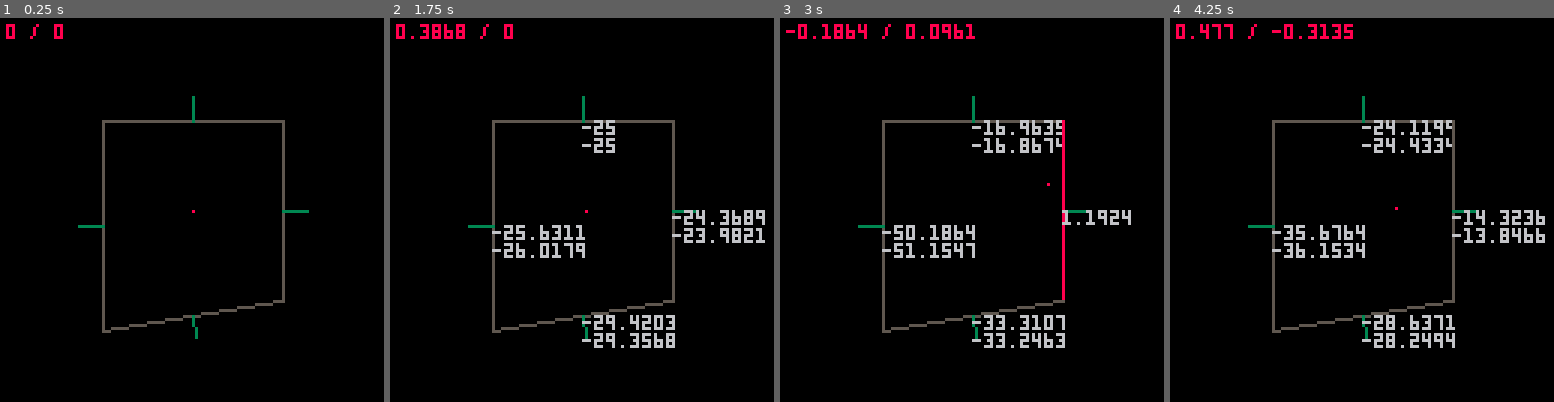
Above: before the commit, frames 1-4 (left to right).
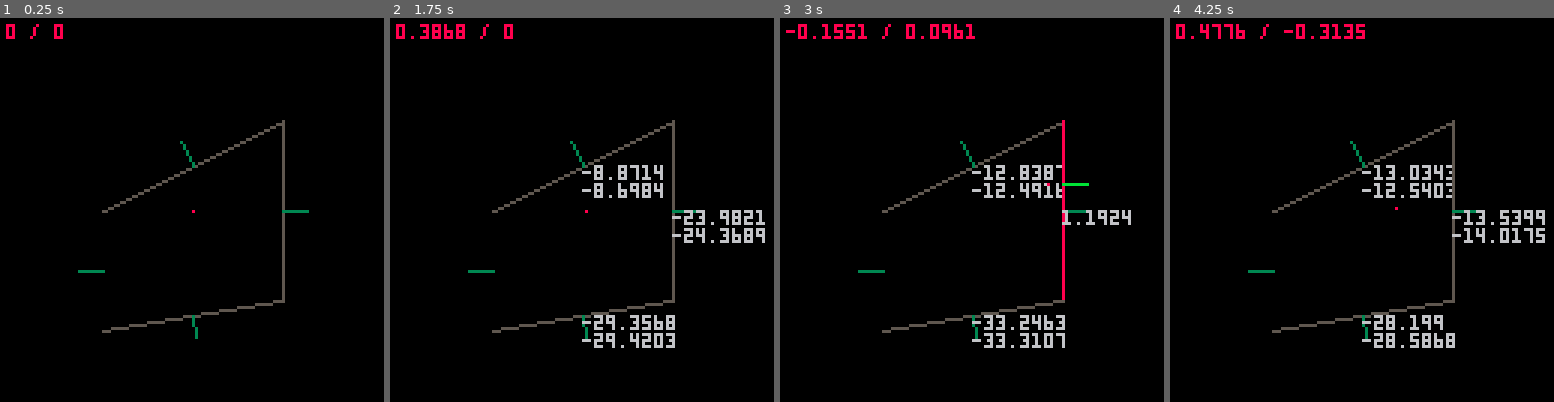
Above: after the commit, the same moments.

Repository: freds72/qk8
Game: PICO-8 cartridge carts/physic.p8
Two runs of this game, one before a commit and one after it. Both use one fixed random seed, a clock stepped at 60 frames per second and the inputs below.
Inputs:
- Up to frame 1 (0.25 s): no input
- Up to frame 2 (1.75 s): hold Right from 1.6 s (still down)
- Up to frame 3 (3 s): release Right at 2.1 s; hold Up 2.15-2.42 s; hold Right from 2.47 s (still down)
- Up to frame 4 (4.25 s): release Right at 3.03 s; hold Left 3.08-3.58 s; hold Down 3.63-3.97 s; hold Right from 4.02 s (still down)

The runs differ from the first frame. In frame 1, 1.3% of the frame differs, in the area x 20-74%, y 20-82%; in frame 2, 3.5%; in frame 3, 3.8%; in frame 4, 4.4%, in the area x 17-98%, y 1-86%.

Commit message:
stable collision using bsp traversal - yeah!

Diff:
--- a/carts/debug.lua
+++ b/carts/debug.lua
@@ -146,8 +146,9 @@
   return d*sqrt(n*n + 1)
 end
 
-function v2_make(a,b)
-  return {b[1]-a[1],b[2]-a[2]}
+function v2_make(a,b,scale)
+  scale=scale or 0
+  return {(b[1]-a[1])>>scale,(b[2]-a[2])>>scale}
 end
 
 -- bold print helper
@@ -258,7 +259,7 @@
 -->8
 -- debug bsp rendering
 function cam_to_screen2d(v)
-  local scale=4
+  local scale=8
   local x,y=v[1]/scale,v[3]/scale
   return 64+x,64-y
 end
@@ -322,7 +323,7 @@
       local v1=verts[i]
       local x1,y1,w1=cam_to_screen2d(v1)
 
-      line(x0,y0,x1,y1,v0.seg.txt and 8 or 5)
+      line(x0,y0,x1,y1,v0.seg.hit and 8 or 5)
 
       if(segs.id==1 and v0.seg.txt) print(v0.seg.txt,(x0+x1)/2,(y0+y1)/2,7)
 
@@ -395,9 +396,60 @@
 end
 
 -- http://web.archive.org/web/20111112060250/http://www.devmaster.net/articles/quake3collision/
-local _epsilon=1
+local _epsilon,min_distance=1>>16,1
+function ClosestPtSegmentSegment(p1, q1, p2, q2)
+  local scale=8
+  local d1,d2=v2_make(p1,q1,scale),v2_make(p2,q2,scale)
+  local r=v2_make(p2,p1,scale)
+
+  local a,e,f=v2_dot(d1,d1),v2_dot(d2,d2),v2_dot(d2,r)
+
+  -- Check if either or both segments degenerate into points
+  if a <= _epsilon and e <= _epsilon then
+    -- Both segments degenerate into points
+    return 0,0
+  end
+
+  local s,t=0,0
+  if a <= _epsilon then
+    -- First segment degenerates into a point
+    t = mid(f / e,0,1) -- s = 0 => t = (b*s + f) / e = f / e
+  else
+    local c = v2_dot(d1, r)
+    if e <= _epsilon then
+      -- Second segment degenerates into a point
+      s = mid(-c / a, 0, 1) -- t = 0 => s = (b*t - c) / a = -c / a
+    else
+      -- The general nondegenerate case starts here
+      local b = v2_dot(d1, d2)
+      local denom = a*e-b*b -- Always nonnegative
+      -- If segments not parallel, compute closest point on L1 to L2 and
+      -- clamp to segment S1. Else pick arbitrary s (here 0)
+      if denom != 0 then
+        s = mid((b*f - c*e) / denom, 0, 1)
+      else
+        s = 0
+      end
+      -- Compute point on L2 closest to S1(s) using
+      -- t = Dot((P1 + D1*s) - P2,D2) / Dot(D2,D2) = (b*s + f) / e
+      t = (b*s + f) / e;
+      -- If t in [0,1] done. Else clamp t, recompute s for the new value
+      -- of t using s = Dot((P2 + D2*t) - P1,D1) / Dot(D1,D1)= (t*b - c) / a
+      -- and clamp s to [0, 1]
+      if t < 0 then
+        t = 0
+        s = mid(-c / a, 0, 1)
+      elseif t > 1 then
+        t = 1
+        s = mid((b - c) / a, 0, 1)
+      end
+    end
+  end
+  return s,t
+end
+
 function checkleaf(segs,tmin,tmax,a,b,offset,res)
-  local a_out,b_out,t_out,t_in
+  local a_out,b_out,t_out,t_in,ti
 
   local ab_n=v2_normal(v2_make(a,b))
   -- ortho
@@ -411,75 +463,40 @@
   local v0=s0[1]
   for _,s1 in ipairs(segs) do
     local v1=s1[1]
-    local side0=v2_dot(ab_n,v0)<=an_d-offset
-    local side1=v2_dot(ab_n,v1)<=an_d+offset
-
-    -- segment normal & distance
-    local n,d=s0[5],s0[6]-offset
-    local a_dist,b_dist=v2_dot(n,a)-d,v2_dot(n,b)-d
-    if(a_dist>0) a_out=true
-    if(b_dist>0) b_out=true
-
-    -- printh(tmin.."<"..tmax.." : "..a_dist.." / "..b_dist)
-    --s0.txt=(a_dist>0 and "out" or "in").."|"..(b_dist>0 and "out" or "in")
-    --s0.txt=(v2_dot(ab_n,s0[1])-(an_d-offset)).."\n"..(v2_dot(ab_n,s1[1])-(an_d+offset))
-    -- s0.txt=s0.line and "---" or "..."
-    --
-    --s0.txt=side0!=side1 and "true" or "false" --(side0 and "out" or "in").."\n"..(side01 and "out" or "in")
-    s0.txt=nil
-
-    if a_dist>0 and b_dist>0 then
-      -- completely out (eg behind plane = out of convex region)
-      -- return
-    elseif a_dist<=0 and b_dist<=0 then
-      -- continue
-    elseif (side0!=side1) and s0.line then
-      -- crossing?
-      if a_dist>b_dist then
-        -- entering convex region
-        local t=(a_dist-_epsilon)/(a_dist-b_dist)
-        if t>=tmin then
-          tmin=t
-          t_in=s0
-        end
-        if(tmin>tmax) return
-      else
-        -- leaving convex region
-        local t=(a_dist+_epsilon)/(a_dist-b_dist)
-        if t<=tmax then
-          tmax=t
-          t_out=s0
-        end
-        if(tmax<tmin) return
+    local side0,side1=v2_dot(ab_n,v0)<=an_d-offset,v2_dot(ab_n,v1)<=an_d+offset
+    if (side0!=side1) and s0.line then
+      -- segment normal & distance
+      local n,d=s0[5],s0[6]-offset
+      local a_dist,b_dist=v2_dot(n,a)-d,v2_dot(n,b)-d
+
+      -- printh(tmin.."<"..tmax.." : "..a_dist.." / "..b_dist)
+      --s0.txt=(a_dist>0 and "out" or "in").."|"..(b_dist>0 and "out" or "in")
+      --s0.txt=(v2_dot(ab_n,s0[1])-(an_d-offset)).."\n"..(v2_dot(ab_n,s1[1])-(an_d+offset))
+      -- s0.txt=s0.line and "---" or "..."
+      --
+      -- s0.txt=side0!=side1 and "true" or "false" --(side0 and "out" or "in").."\n"..(side01 and "out" or "in")
+      --s0.txt=nil
+
+      s0.hit=nil
+      --s0.txt=(a_dist>0 and "out" or "in").."|"..(b_dist>0 and "out" or "in")
+      s0.txt=tmin.."\n"..tmax
+      --s0.txt=side0!=side1 and "true" or "false"
+
+      if a_dist<b_dist and (a_dist>0 or b_dist0) then
+        local t=a_dist/(a_dist-b_dist)
+        s0.txt=t--a_dist.."\n"..b_dist
+        --if t>=tmin and t<=tmax then
+          s0.hit=true
+          local ti=-(a_dist-min_distance)/(a_dist-b_dist)
+          add(res,{t=t,ti=mid(ti,0,1),n=n,seg=s0,id=segs.id})
+        --end
       end
     end
     s0=s1
     v0=v1
   end
-
-  -- all segment in convex space
-  -- if(not b_out) return
-  -- add(res,{tmin=tmin,tmax=tmax})
-  local s=""
-  if(t_seg and t_seg.line) s="yes"
-  printh(tmin.."<"..tmax.." a_out:"..(a_out and "true" or "false").." b_out:"..(b_out and "true" or "false").." seg: "..(t_seg and "|" or "x").." line:"..s)
-  --printh(tmin.." | "..tmax.." -> "..(t_seg and "clip" or "missed"))
-  if a_out and t_in and t_in.line and tmin<=tmax then
-    --add(res,{t=tmin,seg=t_in,n=t_in[5],id=segs.id})
-    t_in.txt="in"
-  end
-  if b_out and t_out and t_out.line and tmin<=tmax then
-    -- if(t_seg.line) add(res,{t=tmax,id=segs.id}) t_seg.txt=tmax
-    add(res,{t=tmax,seg=t_out,n=t_out[5],id=segs.id})
-    t_out.txt="out"
-    -- todo: fix
-    --[[if tmin>-1 then
-      if(tmin<0) tmin=0
-      add(res,{t=tmax})
-    end
-    ]]
-  end
-end
+end
+
 function checknode(root,tmin,tmax,a,b,offset,res)
   -- leaf?
   if root.pvs then
@@ -497,28 +514,18 @@
     checknode(root[true],tmin,tmax,a,b,offset,res)
   else
     -- stradling
-    local side,t1,t2=true,1,0
+    local side,t1,t2,dist=true,1,0,a_dist-b_dist
     if a_dist<b_dist then
       side=false
-      t1=(a_dist-offset+_epsilon)/(a_dist-b_dist)
-      t2=(a_dist+offset+_epsilon)/(a_dist-b_dist)
+      t1=(a_dist-_epsilon)/dist
+      t2=(a_dist-_epsilon)/dist
     elseif b_dist<a_dist then
-      t1=(a_dist+offset+_epsilon)/(a_dist-b_dist)
-      t2=(a_dist-offset-_epsilon)/(a_dist-b_dist)
-    end
-
-    t1=mid(t1,0,1)
-    t2=mid(t2,0,1)
-    local tmid,c=lerp(0,1,t1),v2_lerp(a,b,t1)
-
-    -- was a c
-    --add(res,{tmin=tmin,tmax=tmid})
-    checknode(root[not side],tmin,tmid,a,b,offset,res)
-    tmid,c=lerp(0,1,t2),v2_lerp(a,b,t2)
-
-    -- was c b
-    --add(res,{tmin=tmid,tmax=tmax})
-    checknode(root[side],tmid,tmax,a,b,offset,res)
+      t1=(a_dist+_epsilon)/dist
+      t2=(a_dist+_epsilon)/dist
+    end
+    checknode(root[not side],tmin,mid(t1,0,1),a,b,offset,res)
+
+    checknode(root[side],mid(t2,0,1),tmax,a,b,offset,res)
   end
 end
 
@@ -701,11 +708,13 @@
       -- check collision with world
       local move_dir,move_len,hits=v2_normal(velocity)
 
-      if move_len>0.001 then
+      if v2_len(velocity)>1/32 then
         local h=self[3]
-        hits={}
+        hits={t=0}
 
         -- player: check intersection w/ additional contact radius
+        _sessionid+=1
+
         checknode(_bsp,0,1,self,{self[1]+velocity[1],self[2]+velocity[2]},radius,hits)
         -- fix position
         local stair_h=is_missile and 0 or 24
@@ -725,7 +734,6 @@
                 h+stair_h<otherside.sector.floor then
                 fix_move=hit
               end
-
             elseif hit.thing!=self then
               -- thing hit?
               local otherthing=hit.thing
@@ -757,10 +765,9 @@
                 break
               else
                 local n=fix_move.n
-                local fix=-(1-fix_move.t)*v2_dot(n,velocity)
+                local fix=-fix_move.ti*v2_dot(n,velocity)
                 -- avoid being pulled toward prop/wall
                 if fix<0 then
-                  --assert(false,fix_move.t)
                   -- apply impulse (e.g. fix velocity)
                   v2_add(velocity,n,fix)
                 end
@@ -781,7 +788,12 @@
         local subs={}
         find_ssector_thick(_bsp,self,radius,subs)
         self.subs=subs
-      end
+      else
+        velocity[1]=0
+        velocity[2]=0
+      end
+
+        --v2_add(self,velocity)
       -- triggers?
       -- check triggers/bumps/...
       if is_player then
@@ -1057,13 +1069,13 @@
   end)
 
   -- hit testing
+
   local ca,sa=cos(_plyr.angle),-sin(_plyr.angle)
   local tgt={_plyr[1]+256*ca,_plyr[2]+256*sa}
   local x0,y0=cam_to_screen2d(_cam:project(tgt))
   line(64,64,x0,y0,1)
 
   local hits={t=1}
-  _sessionid+=1
   checknode(_bsp,0,1,_plyr,tgt,20,hits)
   --checkleaf(_plyr.ssector,0,1,_plyr,tgt,0,hits)
 
@@ -1080,6 +1092,7 @@
     end
     -- print(hit.id,x0+6*i+1,y0,8)
   end
+
   pset(64,64,8)
 
 end
--- a/carts/main.lua
+++ b/carts/main.lua
@@ -5,7 +5,7 @@
 -- globals
 local _bsp,_cam,_plyr,_things,_sprite_cache,_actors
 local _onoff_textures={}
-local _ambientlight,_znear,_ammo_factor=0,16,1
+local _ambientlight,_znear,_ammo_factor=0,8,1
 local _msg
 
 --local k_far,k_near=0,2
@@ -52,7 +52,7 @@
         local ax,az=(m1*x+m3*z+m4)<<1,m9*x+m11*z+m12
         -- todo: optimize?
         local code=2
-        if(az>16) code=0
+        if(az>_znear) code=0
         if(az>854) code|=1
         if(ax>az) code|=4
         if(-ax>az) code|=8
@@ -129,8 +129,9 @@
   return d*sqrt(n*n + 1)
 end
 
-function v2_make(a,b)
-  return {b[1]-a[1],b[2]-a[2]}
+function v2_make(a,b,scale)
+  scale=scale or 0
+  return {(b[1]-a[1])>>scale,(b[2]-a[2])>>scale}
 end
 
 -- bold print helper
@@ -403,7 +404,7 @@
         m1*x+m3*z+m4,
         m9*x+m11*z+m12
       local code=2
-      if(az>16) code=0
+      if(az>_znear) code=0
       if(az>854) code|=1
       -- fov adjustment
       if(-2*ax>az) code|=4
@@ -452,7 +453,7 @@
         end
         vspr(frame[side+5],x0,y0,w0<<5,flipx)
         -- thing:draw_vm(x0,y0)
-        -- print(thing.angle,x0,y0,8)
+        if(thing.txt) print(thing.txt,x0,y0,8)
         head=head.next
       end
     end
@@ -495,11 +496,9 @@
   end
 end
 
--- http://geomalgorithms.com/a13-_intersect-4.html
-function intersect_sub_sector(segs,p,d,tmin,tmax,res,skipthings)
-  local _tmax=tmax
-  local px,pz,dx,dz,tmax_seg=p[1],p[2],d[1],d[2]
-
+-- http://web.archive.org/web/20111112060250/http://www.devmaster.net/articles/quake3collision/
+local _epsilon,min_distance=1>>8,1>>5
+function checkleaf(segs,tmin,tmax,ray,offset,res,skipthings)
   if not skipthings then
     -- hitting things?
     local things_hits={t=-32000}
@@ -509,8 +508,8 @@
       -- not dead
       if actor.flags&0x4==0 and not thing.dead and thing.subs[segs] then
         -- overflow 'safe' coordinates
-        local m,r={(px-thing[1])>>8,(pz-thing[2])>>8},actor.radius>>8
-        local b,c=v2_dot(m,d),v2_dot(m,m)-r*r
+        local m,r=v2_make(thing,ray.a,8),(actor.radius+offset)>>8
+        local b,c=v2_dot(m,ray.u),v2_dot(m,m)-r*r
 
         -- check distance and ray direction vs. circle
         if c<=0 or b<=0 then
@@ -518,6 +517,7 @@
           if discr>=0 then
             -- convert back to world units
             local t=(-b-sqrt(discr))<<8
+            thing.txt=t
             -- if t is negative, ray started inside sphere so clamp t to zero
             -- if(t<tmin) t=tmin
             -- record hit
@@ -543,37 +543,57 @@
     end
   end
 
-  for _,s0 in ipairs(segs) do
-    local n=s0[5]
-    local denom,dist=v2_dot(n,d),s0[6]-v2_dot(n,p)
-    if denom==0 then
-      -- parallel and outside
-      if(dist<0) return
-    else
-      local t=dist/denom
-      -- within seg?
-      local pt={
-        px+t*dx,
-        pz+t*dz
-      }
-      local d=v2_dot(s0[2],pt)-s0[3]
-      if d>=0 and d<s0[4] then
-        if denom<0 then
-          if(t>tmin) tmin=t
-          if(tmin>tmax) return
-        else
-          if(t<tmax) tmax=t tmax_seg=s0
-          if(tmax<tmin) return
-        end
-      end
-    end
-  end
-
-  if tmin<=tmax and tmax_seg then
-    -- don't record node compiler lines
-    if(tmax_seg.line) add(res,{t=tmax,seg=tmax_seg,n=tmax_seg[5]})
-    -- any remaining segment to check?
-    if(tmax<_tmax and tmax_seg.partner) intersect_sub_sector(tmax_seg.partner,p,d,tmax,_tmax,res,skipthings)
+  --
+  local ray_n,ray_dist=ray.n,ray.d
+  local s0=segs[#segs]
+  local v0=s0[1]
+  for _,s1 in ipairs(segs) do
+    local v1=s1[1]
+    -- is move crossing an active line?
+    local side0,side1=v2_dot(ray_n,v0)<=ray_dist-offset,v2_dot(ray_n,v1)<=ray_dist+offset
+    if (side0!=side1) and s0.line then
+      -- segment normal & distance
+      local n,d=s0[5],s0[6]
+      local a_dist,b_dist=v2_dot(n,ray.a)-d,v2_dot(n,ray.b)-d
+      -- todo: optimize/merge offset in distance
+      if a_dist<b_dist and (a_dist>-offset or b_dist>-offset) then
+        add(res,{t=mid((a_dist-offset-min_distance)/(a_dist-b_dist),0,1),n=n,seg=s0,id=segs.id})
+      end
+    end
+    s0=s1
+    v0=v1
+  end
+end
+
+function checknode(root,tmin,tmax,ray,offset,res,skipthings)
+  -- leaf?
+  if root.pvs then
+    --add(res,{id=root.id,tmin=tmin,tmax=tmax})
+    checkleaf(root,tmin,tmax,ray,offset,res,skipthings)
+    return
+  end
+
+  local d=root[3]
+  local a_dist,b_dist=v2_dot(root,ray.a)-d,v2_dot(root,ray.b)-d
+  -- front of plane
+  if a_dist>=offset and b_dist>=offset then
+    checknode(root[false],tmin,tmax,ray,offset,res,skipthings)
+  elseif a_dist<-offset and b_dist<-offset then
+    checknode(root[true],tmin,tmax,ray,offset,res,skipthings)
+  else
+    -- stradling
+    local side,t1,t2,dist=true,1,0,a_dist-b_dist
+    if a_dist<b_dist then
+      side=false
+      t1=(a_dist-_epsilon)/dist
+      t2=(a_dist-_epsilon)/dist
+    elseif b_dist<a_dist then
+      t1=(a_dist+_epsilon)/dist
+      t2=(a_dist+_epsilon)/dist
+    end
+    checknode(root[not side],tmin,mid(t1,0,1),ray,offset,res,skipthings)
+
+    checknode(root[side],mid(t2,0,1),tmax,ray,offset,res,skipthings)
   end
 end
 
@@ -586,7 +606,8 @@
   if d<maxdist then
     -- line of sight?
     local h,hits,blocking=thing[3]+24,{}
-    intersect_sub_sector(thing.ssector,thing,n,0,d,hits,true)
+    -- todo: fix
+    --intersect_sub_sector(thing.ssector,thing,n,0,d,hits,true)
     for _,hit in pairs(hits) do
       -- bsp hit?
       local ldef=hit.seg.line
@@ -675,76 +696,76 @@
       velocity[2]*=friction
 
       -- check collision with world
-      local move_dir,move_len,hits=v2_normal(velocity)
-
-      if move_len>0.001 then
+      local move_dir,move_len=v2_normal(velocity)
+      if move_len>min_distance then
         local h=self[3]
         hits={}
         -- player: check intersection w/ additional contact radius
-        intersect_sub_sector(ss,self,move_dir,0,move_len+radius+(is_player and 24 or 0),hits)
+        local ray_n={-move_dir[2],move_dir[1]}
+        checknode(_bsp,0,1,{a=self,b={self[1]+velocity[1],self[2]+velocity[2]},u=move_dir,n=ray_n,d=v2_dot(ray_n,self)},radius,hits)
+        --intersect_sub_sector(ss,self,{self[1]+velocity[1],self[2]+velocity[2]},0,radius,hits)
+
         -- fix position
         local stair_h=is_missile and 0 or 24
         for _,hit in ipairs(hits) do
           -- skip "front colliders"
-          if hit.t<move_len+radius then
-            local fix_move
-            if hit.seg then
-              -- bsp hit?
-              local ldef=hit.seg.line
-              local otherside=ldef[not hit.seg.side]
-
-              if otherside==nil or
-                -- impassable
-                (not is_missile and ldef.flags&0x40>0) or
-                h+height>otherside.sector.ceil or
-                h+stair_h<otherside.sector.floor then
-                fix_move=hit
-              end
-
-              -- cross special?
-              -- todo: supports monster activated triggers
-              if is_player and ldef.trigger and ldef.flags&0x10>0 then
-                ldef.trigger(self)
-              end
-            elseif hit.thing!=self then
-              -- thing hit?
-              local otherthing=hit.thing
-              local otheractor=otherthing.actor
-              if is_player and otherthing.pickup then
-                -- avoid reentrancy
-                otherthing.pickup=nil
-                -- jump to pickup state
-                otherthing:jump_to(10)
-                otheractor.pickup(otherthing,self)
-              elseif otheractor.flags&0x1>0 then
-                -- solid actor?
-                fix_move=hit
-                fix_move.n=v2_normal(v2_make(self,otherthing))
-              end
+          local fix_move
+          if hit.seg then
+            -- bsp hit?
+            local ldef=hit.seg.line
+            local otherside=ldef[not hit.seg.side]
+
+            if otherside==nil or
+              -- impassable
+              (not is_missile and ldef.flags&0x40>0) or
+              h+height>otherside.sector.ceil or
+              h+stair_h<otherside.sector.floor then
+              fix_move=hit
             end
 
-            if fix_move then
-              if is_missile then
-                -- fix position & velocity
-                v2_add(self,move_dir,fix_move.t-radius)
-                velocity={0,0,0}
-                -- explosion sound (if any)
-                if(actor.deathsound) sfx(actor.deathsound)
-                -- death state
-                self:jump_to(5)
-                -- hit thing
-                local otherthing=fix_move.thing
-                if(otherthing and otherthing.hit) otherthing:hit(actor.damage,move_dir,self.owner)
-                -- stop at first wall/thing
-                break
-              else
-                local n=fix_move.n
-                local fix=(fix_move.t-radius)*v2_dot(n,move_dir)
-                -- avoid being pulled toward prop/wall
-                if fix<0 then
-                  -- apply impulse (e.g. fix velocity)
-                  v2_add(velocity,n,fix)
-                end
+            -- cross special?
+            -- todo: supports monster activated triggers
+            if is_player and ldef.trigger and ldef.flags&0x10>0 then
+              ldef.trigger(self)
+            end
+          elseif hit.thing!=self then
+            -- thing hit?
+            local otherthing=hit.thing
+            local otheractor=otherthing.actor
+            if is_player and otherthing.pickup then
+              -- avoid reentrancy
+              otherthing.pickup=nil
+              -- jump to pickup state
+              otherthing:jump_to(10)
+              otheractor.pickup(otherthing,self)
+            elseif otheractor.flags&0x1>0 then
+              -- solid actor?
+              fix_move=hit
+              fix_move.n=v2_normal(v2_make(self,otherthing))
+            end
+          end
+
+          if fix_move then
+            if is_missile then
+              -- fix position & velocity
+              v2_add(self,move_dir,fix_move.t-radius)
+              velocity={0,0,0}
+              -- explosion sound (if any)
+              if(actor.deathsound) sfx(actor.deathsound)
+              -- death state
+              self:jump_to(5)
+              -- hit thing
+              local otherthing=fix_move.thing
+              if(otherthing and otherthing.hit) otherthing:hit(actor.damage,move_dir,self.owner)
+              -- stop at first wall/thing
+              break
+            else
+              local n=fix_move.n
+              local fix=-fix_move.t*v2_dot(n,velocity)
+              -- avoid being pulled toward prop/wall
+              if fix<0 then
+                -- apply impulse (e.g. fix velocity)
+                v2_add(velocity,n,fix)
               end
             end
           end
@@ -762,6 +783,9 @@
         local subs={}
         find_ssector_thick(_bsp,self,radius,subs)
         self.subs=subs
+      else
+        velocity[1]=0
+        velocity[2]=0
       end
       -- triggers?
       -- check triggers/bumps/...
@@ -769,7 +793,7 @@
         if not hits then
           local angle=self.angle
           hits={}
-          intersect_sub_sector(ss,self,{cos(angle),-sin(angle)},0,radius+24,hits)
+          --intersect_sub_sector(ss,self,{cos(angle),-sin(angle)},0,radius+24,hits)
         end
         for _,hit in ipairs(hits) do
           if hit.seg then
@@ -1104,6 +1128,9 @@
     [2]=1,
     [1]=0},1
 
+  -- stop music (if any)
+  music(-1,250)
+
   return
     -- update
     function()
@@ -1212,6 +1239,7 @@
 
 function gameover_state(pos,angle,target,h)
   local target_angle=angle
+
   return
     -- update
     function()
@@ -1748,7 +1776,7 @@
           for i=1,bullets do
             local angle=owner.angle+(rnd(2*xspread)-xspread)/360
             local hits,move_dir={},{cos(angle),-sin(angle)}
-            intersect_sub_sector(owner.ssector,owner,move_dir,owner.actor.radius/2,1024,hits)
+            -- intersect_sub_sector(owner.ssector,owner,move_dir,owner.actor.radius/2,1024,hits)
             -- todo: get from actor properties
             local h=owner[3]+32
             for _,hit in ipairs(hits) do
--- a/carts/physic.p8
+++ b/carts/physic.p8
@@ -98,13 +97,15 @@
 end
 
 local walls={
-  {-30,30},
+  {-30,0},
   {30,30},
   {30,-30},
   {-30,-40}
 }
 
 local velocity,plyr,hits={0,0},{0,0},{}
+local min_distance=1/32
+
 function _update()
   local dx,dy=0,0
   if(btn(0)) dx=-1
@@ -131,27 +132,29 @@
     for i,w1 in ipairs(walls) do
       w0.hit=nil
       w0.txt=nil
-
-      -- distance to plane (inc. offset)
-      local a_dist,b_dist=v2_dot(w0.n,plyr)-(w0.d-offset),v2_dot(w0.n,tgt)-(w0.d-offset)
-      --w0.txt=a_dist>b_dist and "out" or "in"
-      w0.txt=a_dist.."\n"..b_dist
-
-      if a_dist>0 or b_dist>0 then
-        local s,t=ClosestPtSegmentSegment(w0,w1,plyr,tgt)
-
-        local c1,c2=v2_lerp(w0,w1,s),v2_lerp(plyr,tgt,t)
-        local dist=v2_len(v2_make(c1,c2))
-        if dist<=offset then
-          -- collision
-          --w0.txt=dist
-
-          -- impact point
-          if a_dist<b_dist then
-            local t=(b_dist)/(b_dist-a_dist)
-            add(hits,{t=t,n=w0.n})
-            w0.hit=true
-            w0.txt=t
+      if i!=1 then
+        -- distance to plane (inc. offset)
+        local b_dist,a_dist=v2_dot(w0.n,plyr)-(w0.d-offset),v2_dot(w0.n,tgt)-(w0.d-offset)
+        --w0.txt=a_dist>b_dist and "out" or "in"
+        w0.txt=a_dist.."\n"..b_dist
+
+        if a_dist>0 or b_dist>0 then
+          local s,t=ClosestPtSegmentSegment(w0,w1,plyr,tgt)
+
+          local c1,c2=v2_lerp(w0,w1,s),v2_lerp(plyr,tgt,t)
+          local _,dist=v2_normal(v2_make(c1,plyr))
+          if dist<=offset then
+            -- collision
+            --w0.txt=dist
+
+            -- impact point
+            if a_dist>b_dist then
+              local t=(a_dist)/(a_dist-b_dist)
+              local ti=(a_dist-min_distance)/(a_dist-b_dist)
+              add(hits,{t=t,ti=ti,n=w0.n,c=c1})
+              w0.hit=true
+              w0.txt=t
+            end
           end
         end
       end
@@ -159,9 +162,12 @@
       w0=w1
     end
 
+    local frac=1
     for i,hit in ipairs(hits) do
-      local f=-hit.t*v2_dot(hit.n,velocity)
-      v2_add(velocity,hit.n,f)
+      local f=-hit.ti*v2_dot(hit.n,velocity)
+      if f<0 then
+        v2_add(velocity,hit.n,f)
+      end
     end
 
     v2_add(plyr,velocity)
@@ -204,7 +210,7 @@
   for i,w1 in ipairs(walls) do
     local x0,y0=project(w0)
     local x1,y1=project(w1)
-    line(x0,y0,x1,y1,w0.hit and 8 or 5)
+    line(x0,y0,x1,y1,w0.hit and 8 or (i==1 and 0 or 5))
     -- normal
     local m={(w0[1]+w1[1])/2,(w0[2]+w1[2])/2}
     local n={m[1]+8*w0.n[1],m[2]+8*w0.n[2]}
@@ -213,6 +219,13 @@
 
     if(w0.txt) print(w0.txt,(x0+x1)/2,(y0+y1)/2,6)
     w0=w1
+  end
+
+  for i,hit in pairs(hits) do
+    local x0,y0=project(hit.c)
+    local n={hit.c[1]+8*hit.n[1],hit.c[2]+8*hit.n[2]}
+    local x1,y1=project(n)
+    line(x0,y0,x1,y1,11)
   end
 
   local x0,y0=project(plyr)
